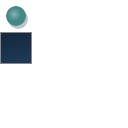
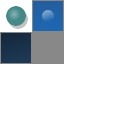
Before/after of a (128, 128) layered artwork. What changed in the layer stack:
added layer "New Layer" above "tile-blank" over [left=42, top=10, right=54, bottom=22]
painted on "tile-blank" over [left=32, top=0, right=64, bottom=64]
